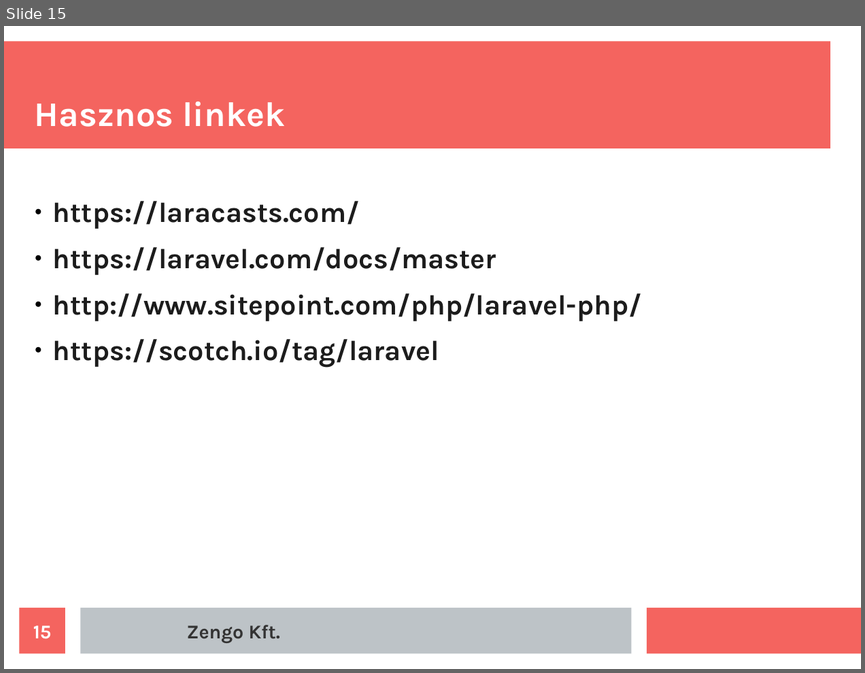
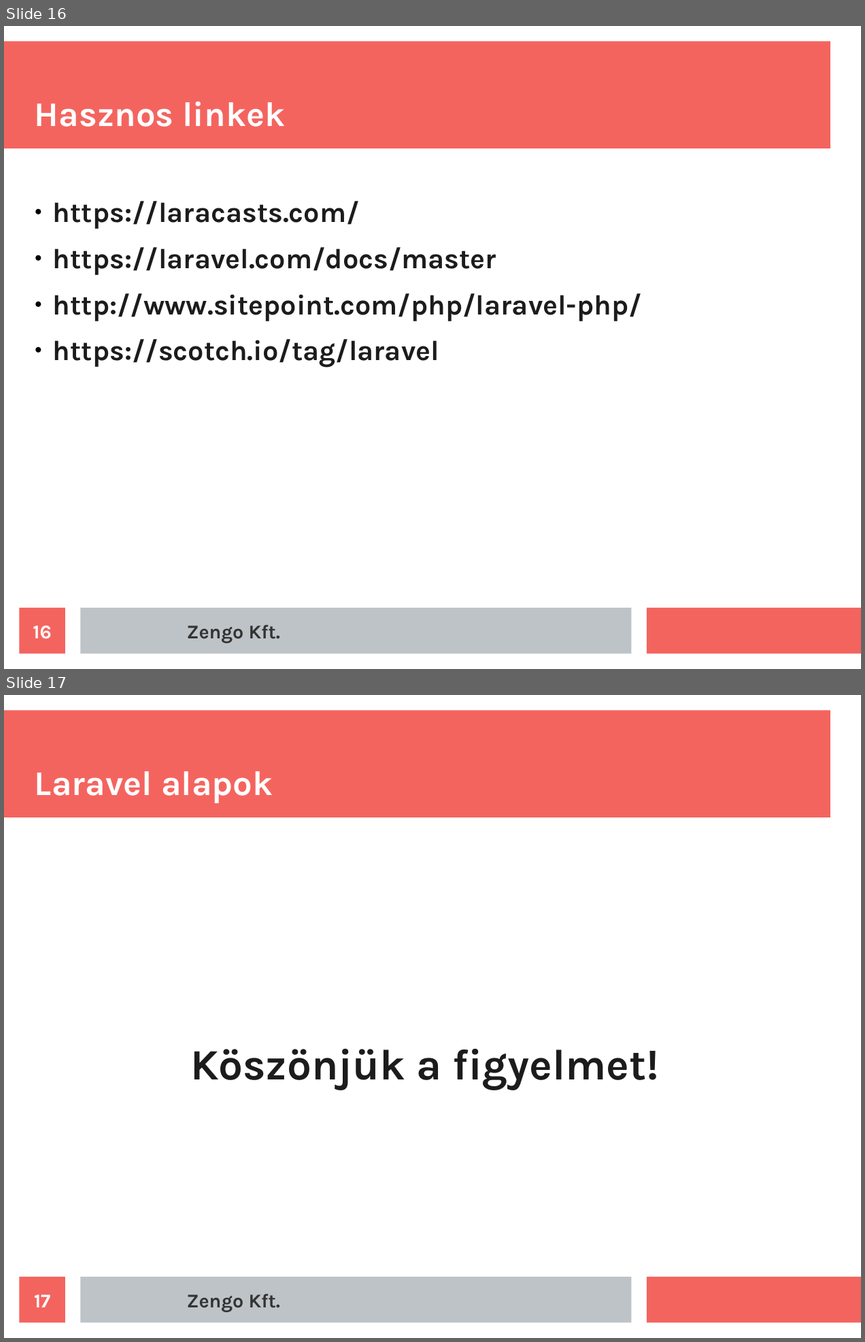
Before and after one commit to wboyz/laravel-basics, a slide deck: Laravel-for-beginners.odp. Shown one above the other, each under a label of ours: slide 15 before the commit, slides 16 and 17 after it. The pictures are 865x673 and 865x1342 pixels, drawn with LibreOffice and Linux fonts; fonts in the diff are those of the drawing. Boxes give left, top, right and bottom in pixels: in the first picture for what was removed or moved away, otherwise in the second. Text is boxed around its words. In the diff, an @@ line names an element or a change of style, - is before the commit and + after.

```diff
--- a/Laravel-for-beginners.odp
+++ b/Laravel-for-beginners.odp
@@ slide 17 added at (x1=4, y1=695, x2=861, y2=1338), background #FFFFFF; not listed: 3 template elements that a slide beside it also shows @@
@@ title added at (x1=35, y1=771, x2=273, y2=803), 32 pt, text #FFFFFF, bold @@
+Laravel alapok
@@ text added at (x1=190, y1=1049, x2=659, y2=1090), 40 pt, text #1C1C1C, bold @@
+Köszönjük a figyelmet!
@@ page number added at (x1=20, y1=1276, x2=65, y2=1323), fill #F4645F, 18 pt, text #FFFFFF, bold @@
+17
@@ text added at (x1=187, y1=1293, x2=281, y2=1312), 18 pt, text #333333, bold @@
+Zengo Kft.
@@ what was slide 15 is now slide 16 @@
@@ page number at (x1=33, y1=625, x2=52, y2=639): text changed @@
-15
+16
```
Also in this commit, not shown: 2 slides changed, 1 other slide added.
